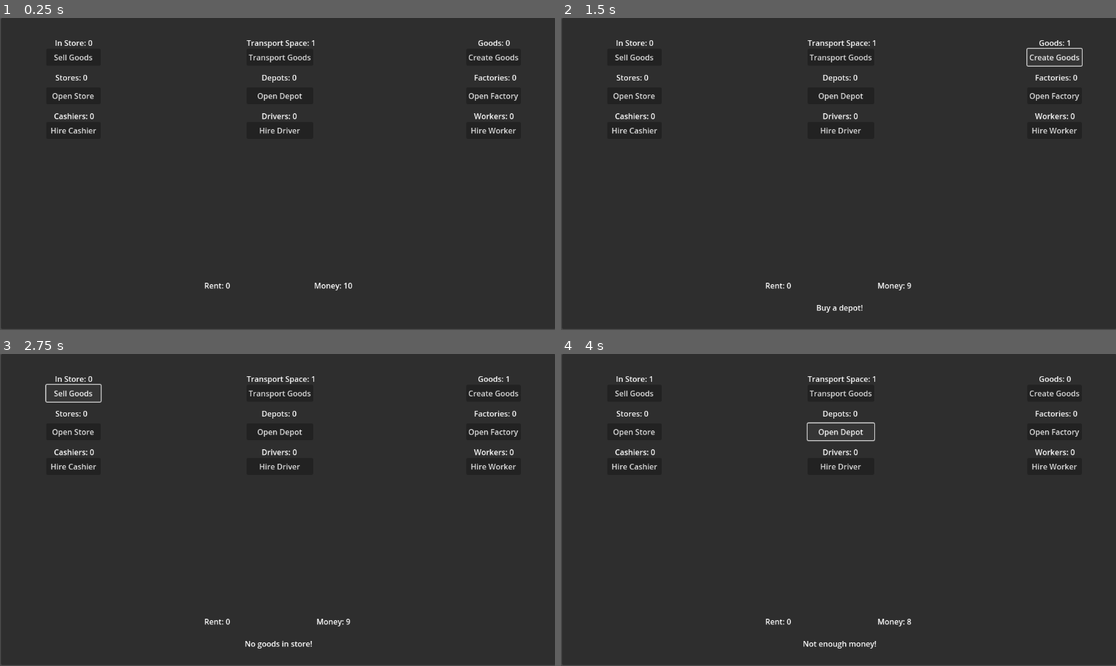
Above: before the commit, frames 1-4 (two rows, left to right).
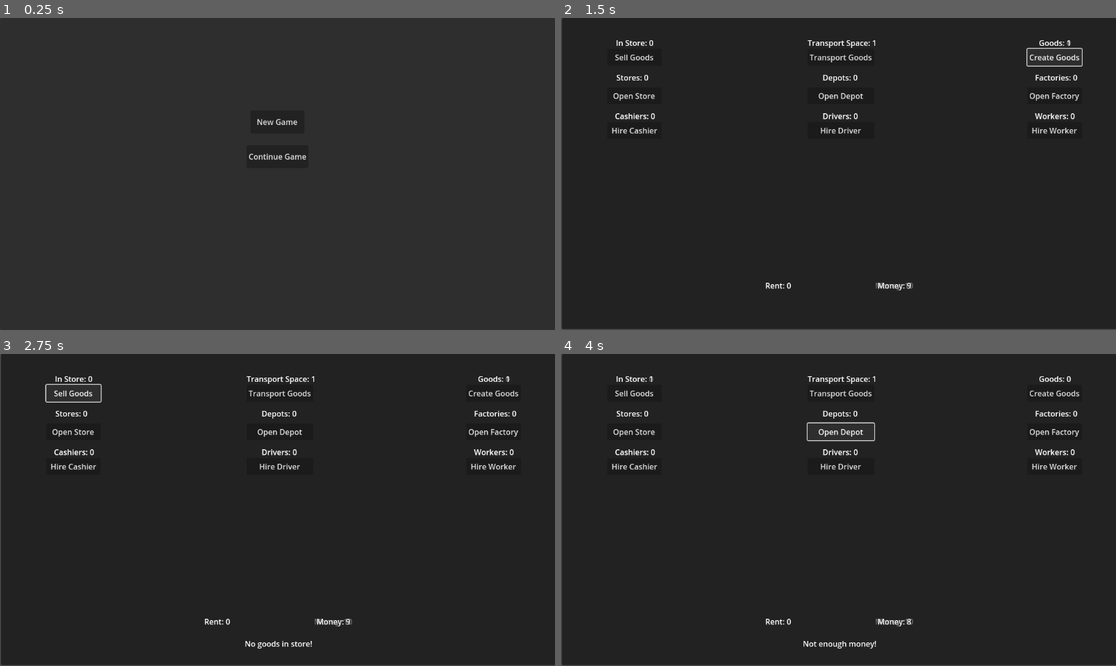
Above: after the commit, the same moments.

Repository: sankeatan/IdleGame
Game: Godot game, scene res://menu.tscn
Two runs of this game, one before a commit and one after it. Both use one fixed random seed, a clock stepped at 60 frames per second and the inputs below. Before the commit the project starts from res://store.tscn.
Inputs (mouse positions are in pixels of both pictures, inside the frame that each line leads up to):
- Up to frame 1 (0.25 s): no input
- Up to frame 2 (1.5 s): click (838, 120) at 0.5 s, where only the run after the commit has a clickable "New Game"; click "Create Goods" at 1.25 s
- Up to frame 3 (2.75 s): click "Sell Goods" at 2 s
- Up to frame 4 (4 s): click "Transport Goods" at 2.75 s; click "Open Depot" at 3.5 s

The runs differ from the first frame. In frame 1, 2.0% of the frame differs, in the area x 0-100%, y 0-100%; in frame 2, 0.1%; in frame 3, less than 0.1%; in frame 4, less than 0.1%.
Error after the commit: Stack overflow. Check for infinite recursion in your script. (res://store.gd:0)

Commit message:
added a menu

Diff:
--- /dev/null
+++ b/menu.gd
@@ -0,0 +1,17 @@
+extends Panel
+var simultaneous_scene = preload("res://store.tscn").instantiate()
+var menu_scene = preload("res://menu.tscn").instantiate()
+
+# Called when the node enters the scene tree for the first time.
+func _ready():
+	pass # Replace with function body.
+
+
+# Called every frame. 'delta' is the elapsed time since the previous frame.
+func _process(delta):
+	pass
+
+
+func _on_new_game_button_pressed():
+	get_tree().get_root().add_child(simultaneous_scene)
+	get_tree().change_scene_to_file("res://store.tscn")
--- /dev/null
+++ b/menu.tscn
@@ -0,0 +1,26 @@
+[gd_scene load_steps=2 format=3 uid="uid://boj2y7j23qm5h"]
+
+[ext_resource type="Script" path="res://menu.gd" id="1_in6lq"]
+
+[node name="MenuPanel" type="Panel"]
+offset_right = 1152.0
+offset_bottom = 648.0
+script = ExtResource("1_in6lq")
+
+[node name="NewGameButton" type="Button" parent="."]
+layout_mode = 0
+offset_left = 520.0
+offset_top = 192.0
+offset_right = 632.0
+offset_bottom = 240.0
+text = "New Game"
+
+[node name="ContinueGameButton" type="Button" parent="."]
+layout_mode = 0
+offset_left = 512.0
+offset_top = 264.0
+offset_right = 640.0
+offset_bottom = 312.0
+text = "Continue Game"
+
+[connection signal="pressed" from="NewGameButton" to="." method="_on_new_game_button_pressed"]
--- a/project.godot
+++ b/project.godot
@@ -11,6 +11,10 @@
 [application]
 
 config/name="Idle Tycoon"
-run/main_scene="res://store.tscn"
+run/main_scene="res://menu.tscn"
 config/features=PackedStringArray("4.1", "Forward Plus")
 config/icon="res://icon.svg"
+
+[rendering]
+
+renderer/rendering_method="mobile"
Not shown, added: .gitattributes
Not shown, changed: .gitignore
